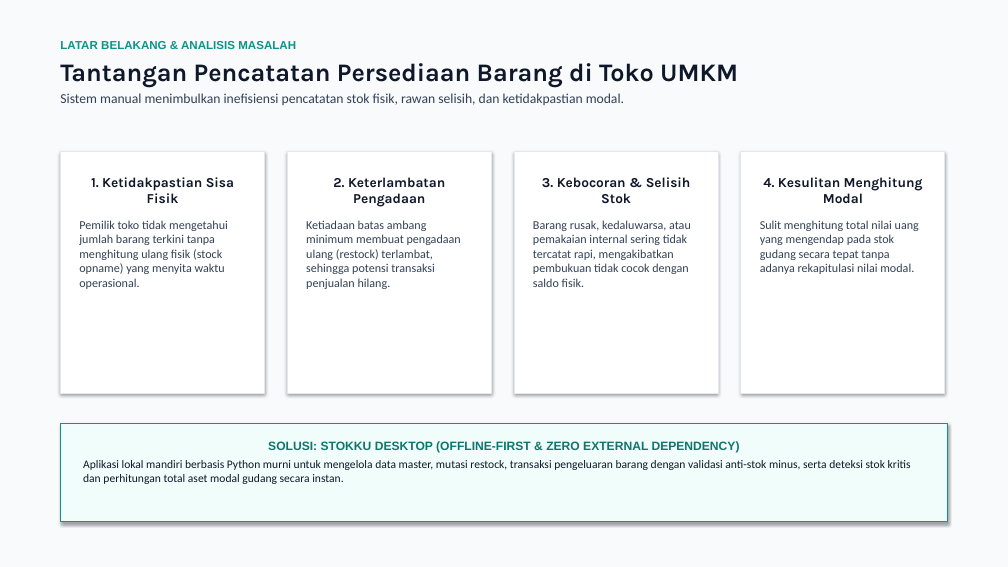
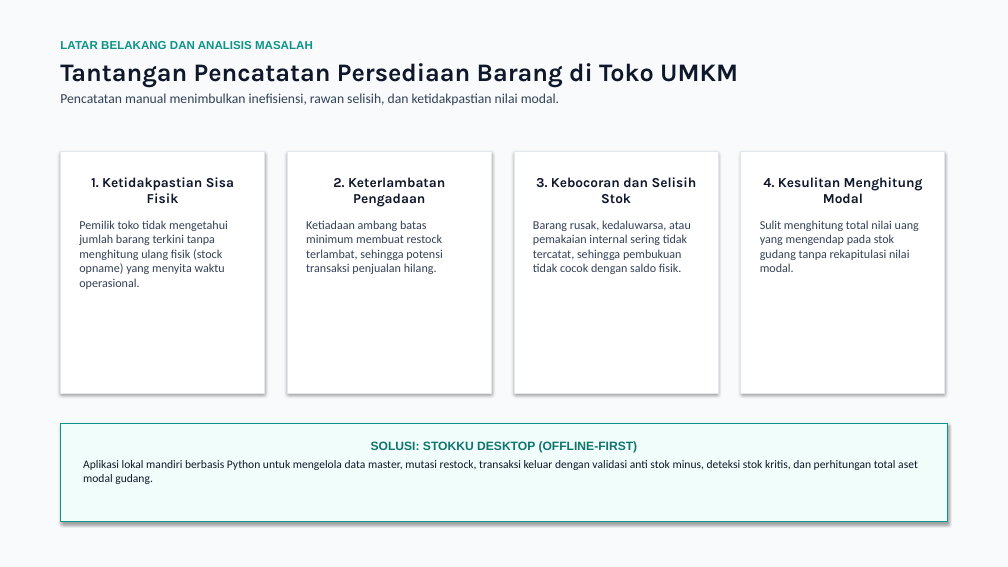
Before and after one commit to Curzyori/Stokku-Desktop, a slide deck: slide 3 of docs/presentasi/STOKKU_DESKTOP_PROGRES_P7.pptx (slide 2 before the commit). Drawn at 1008x567 pixels with LibreOffice and Linux fonts; fonts in the diff are those of the drawing. Boxes give left, top, right and bottom in pixels: in the first picture for what was removed or moved away, otherwise in the second. Text is boxed around its words. In the diff, an @@ line names an element or a change of style, - is before the commit and + after.

Commit message:
feat: susun ulang deck presentasi 10 slide dengan slide kosong, slide judul, dan dokumentasi kegiatan

```diff
--- a/docs/presentasi/STOKKU_DESKTOP_PROGRES_P7.pptx
+++ b/docs/presentasi/STOKKU_DESKTOP_PROGRES_P7.pptx
@@ text at box(60, 41, 313, 49): text changed @@
-LATAR BELAKANG & ANALISIS MASALAH
+LATAR BELAKANG DAN ANALISIS MASALAH
@@ text at box(60, 93, 559, 105): text changed @@
-Sistem manual menimbulkan inefisiensi pencatatan stok fisik, rawan selisih, dan ketidakpastian modal.
+Pencatatan manual menimbulkan inefisiensi, rawan selisih, dan ketidakpastian nilai modal.
@@ text in rectangle at box(533, 177, 697, 274): text changed @@
-3. Kebocoran & Selisih Stok
-Barang rusak, kedaluwarsa, atau pemakaian internal sering tidak tercatat rapi, mengakibatkan pembukuan tidak cocok dengan saldo fisik.
+3. Kebocoran dan Selisih Stok
+Barang rusak, kedaluwarsa, atau pemakaian internal sering tidak tercatat, sehingga pembukuan tidak cocok dengan saldo fisik.
@@ text in rectangle at box(306, 220, 443, 274): text changed @@
-Ketiadaan batas ambang minimum membuat pengadaan ulang (restock) terlambat, sehingga potensi transaksi penjualan hilang.
+Ketiadaan ambang batas minimum membuat restock terlambat, sehingga potensi transaksi penjualan hilang.
@@ text in rectangle at box(760, 220, 919, 272): text changed @@
-Sulit menghitung total nilai uang yang mengendap pada stok gudang secara tepat tanpa adanya rekapitulasi nilai modal.
+Sulit menghitung total nilai uang yang mengendap pada stok gudang tanpa rekapitulasi nilai modal.
@@ text in rectangle at box(83, 441, 918, 484): text changed @@
-SOLUSI: STOKKU DESKTOP (OFFLINE-FIRST & ZERO EXTERNAL DEPENDENCY)
-Aplikasi lokal mandiri berbasis Python murni untuk mengelola data master, mutasi restock, transaksi pengeluaran barang dengan validasi anti-stok minus, serta deteksi stok kritis dan perhitungan total aset modal gudang secara instan.
+SOLUSI: STOKKU DESKTOP (OFFLINE-FIRST)
+Aplikasi lokal mandiri berbasis Python untuk mengelola data master, mutasi restock, transaksi keluar dengan validasi anti stok minus, deteksi stok kritis, dan perhitungan total aset modal gudang.
```
Also in this commit, not shown: 7 other slides changed, 2 slides added, 7 other files.
